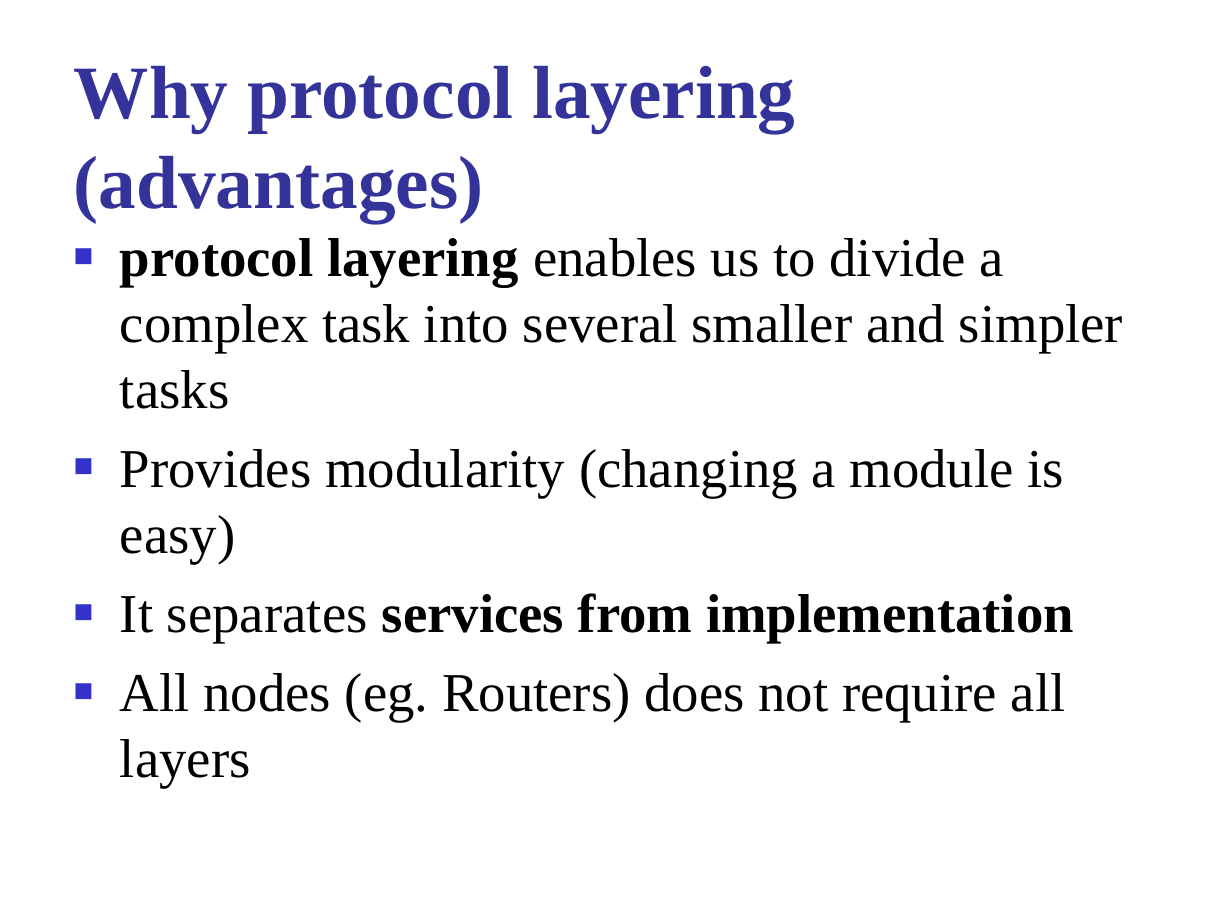
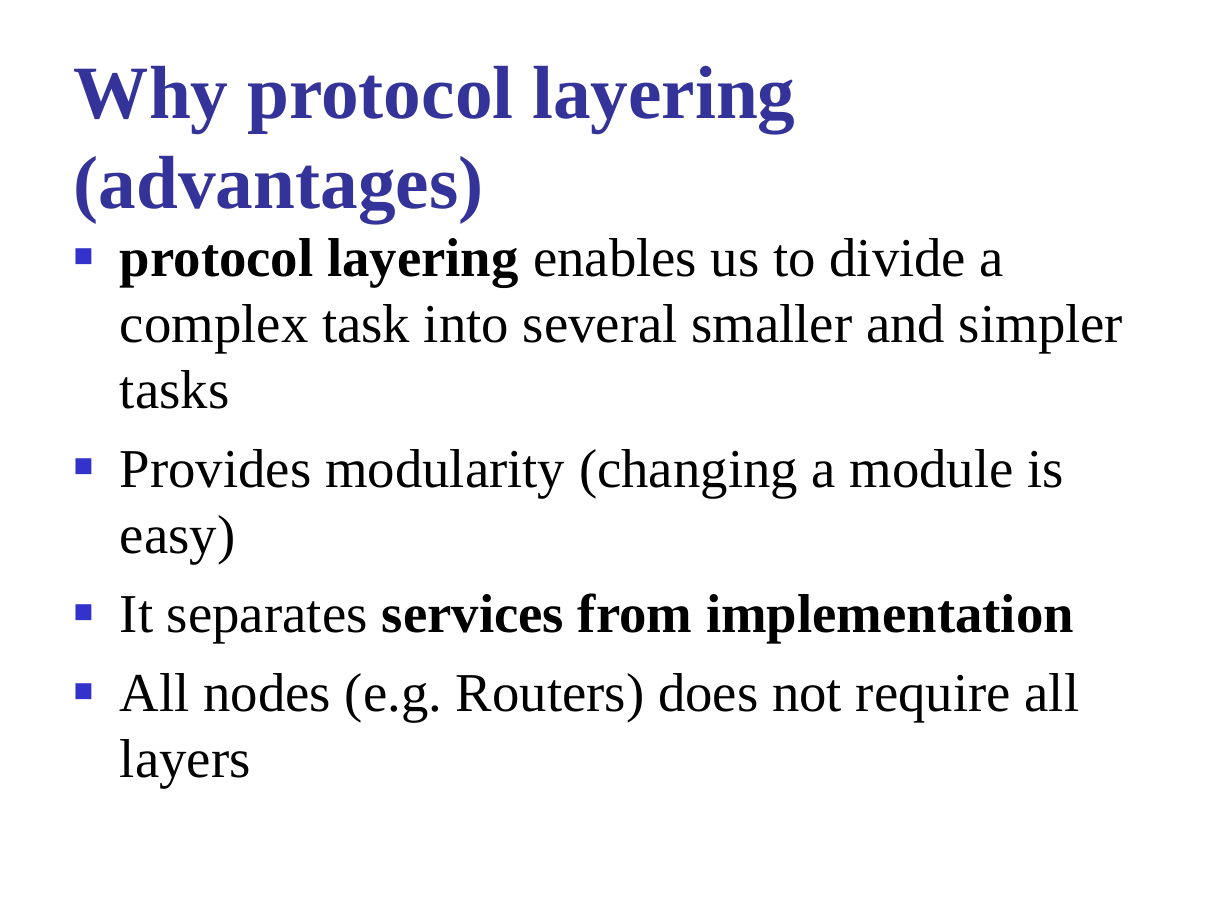
Before and after one commit to vijaykumarrpai/mca-code, a slide deck: slide 21 of 4th Sem/ACN/Notes/Unit-1.ppt. Drawn at 1232x924 pixels with LibreOffice and Linux fonts; fonts in the diff are those of the drawing. Boxes give left, top, right and bottom in pixels: in the first picture for what was removed or moved away, otherwise in the second. Text is boxed around its words. In the diff, an @@ line names an element or a change of style, - is before the commit and + after.

```diff
--- a/4th Sem/ACN/Notes/Unit-1.ppt
+++ b/4th Sem/ACN/Notes/Unit-1.ppt
@@ text at [120, 673, 1080, 788]: text changed @@
-■ All nodes (eg. Routers) does not require all layers
+■ All nodes (e.g. Routers) does not require all layers
```
Also in this commit, not shown: 1 other slide changed, 5 other files.
